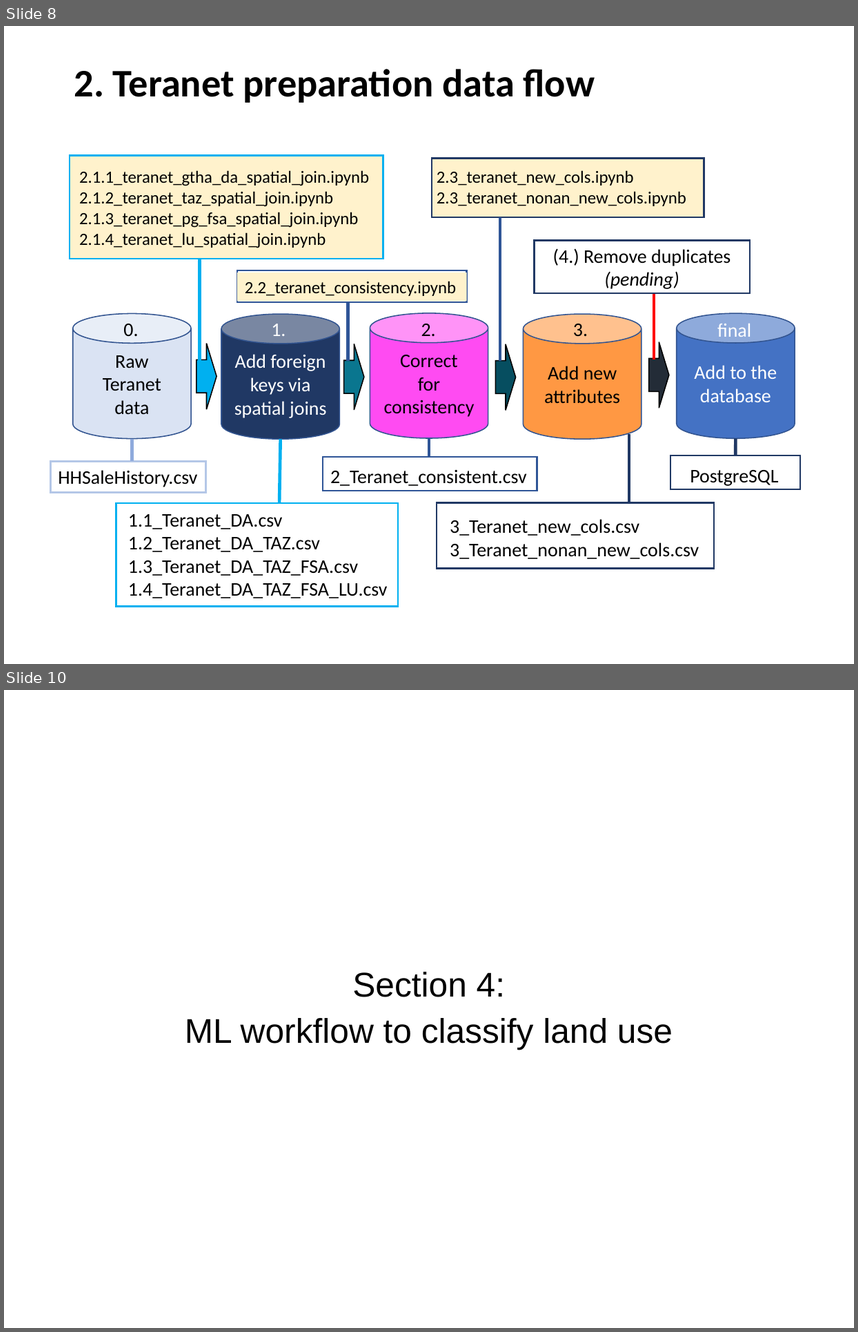
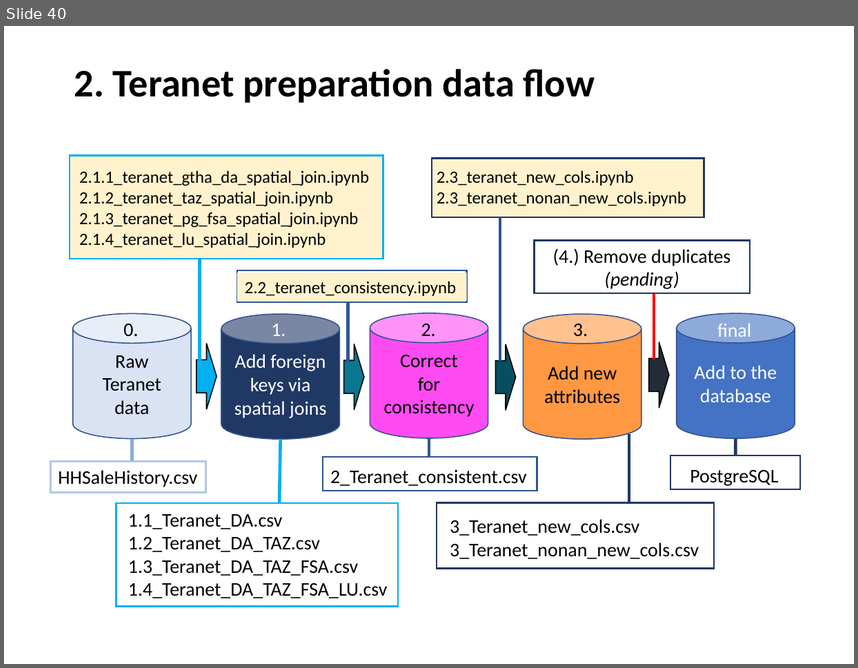
Before and after one commit to stepan-o/thesis, a slide deck: presentations/final_presentation.pptx. Shown one above the other, each under a label of ours: slides 8 and 10 before the commit, slide 40 after it; the slides between them are not shown. The pictures are 858x1332 and 858x668 pixels, drawn with LibreOffice and Linux fonts; fonts in the diff are those of the drawing. Boxes give left, top, right and bottom in pixels: in the first picture for what was removed or moved away, otherwise in the second. Text is boxed around its words. In the diff, an @@ line names an element or a change of style, - is before the commit and + after.

```diff
--- a/presentations/final_presentation.pptx
+++ b/presentations/final_presentation.pptx
@@ slide 10 removed at box(4, 690, 854, 1328), background #FFFFFF @@
@@ subtitle removed at box(185, 972, 673, 1049) @@
-Section 4:
-ML workflow to classify land use
@@ what was slide 8 is now slide 40 @@
```
Also in this commit, not shown: 12 slides changed, 17 slides added, 3 other slides removed.
